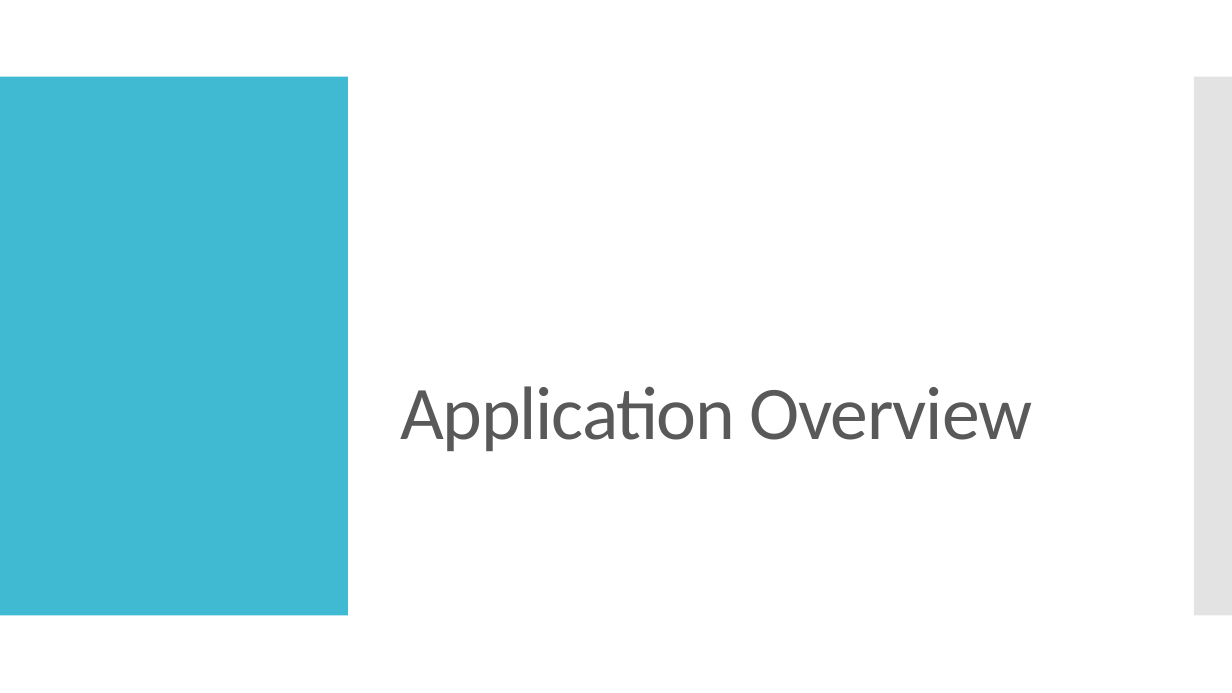
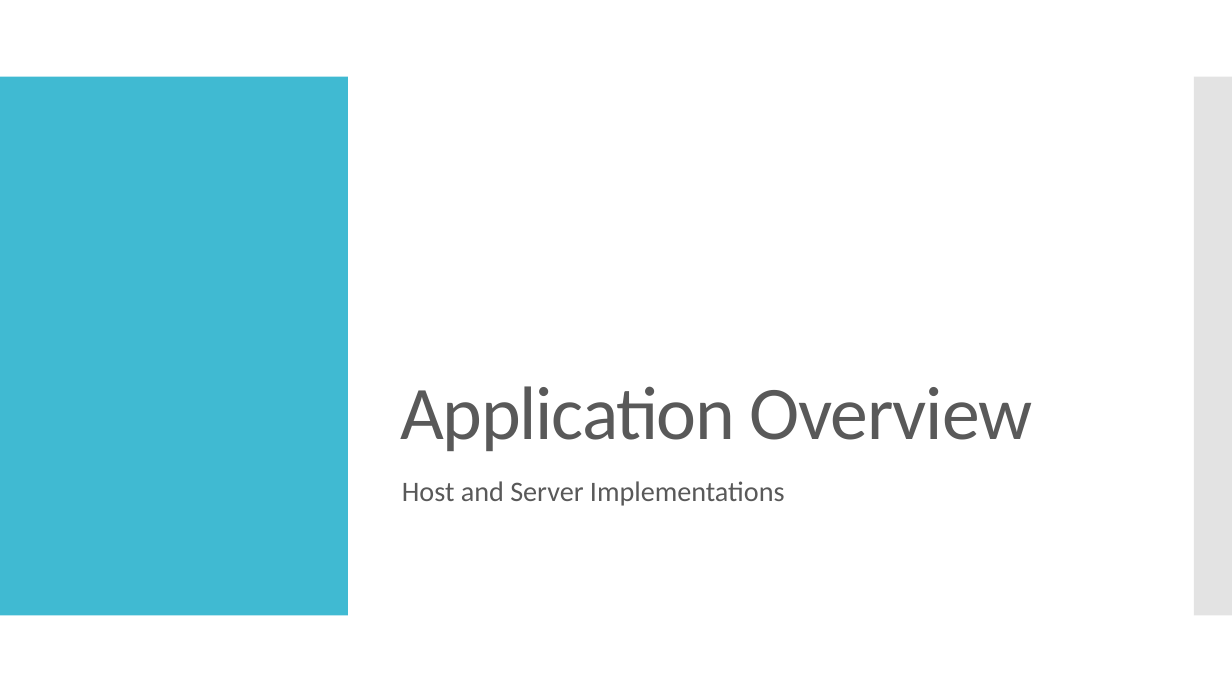
Before and after one commit to dhardin/Finite-State-Machine-Online, a slide deck: slide 7 of Presentation.pptx (slide 5 before the commit). Drawn at 1232x693 pixels with LibreOffice and Linux fonts; fonts in the diff are those of the drawing. Boxes give left, top, right and bottom in pixels: in the first picture for what was removed or moved away, otherwise in the second. Text is boxed around its words. In the diff, an @@ line names an element or a change of style, - is before the commit and + after.

```diff
--- a/Presentation.pptx
+++ b/Presentation.pptx
@@ text added at bbox=[402, 481, 785, 506], 22 pt, text #595959 @@
+Host and Server Implementations
```
Also in this commit, not shown: 2 other slides changed, 12 slides added, 1 slide removed, 4 other files.
